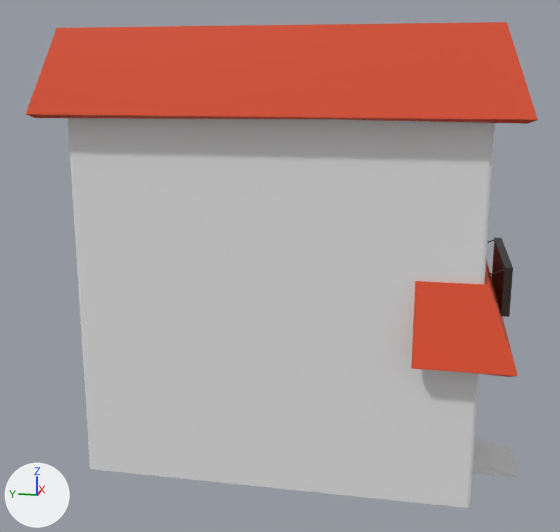
One commit to the FBX model Assets/Amy/Scenes/City/Town/SuikaMart.fbx: the scene before it, then after it.
Rendered twice from a 50 mm camera at (-17.73, -1.91, 8.34) aimed at (-0.26, 1.58, 3.97). The lights are fixed; the arrows at lower left show +X, +Y and +Z. The first picture is the older version.
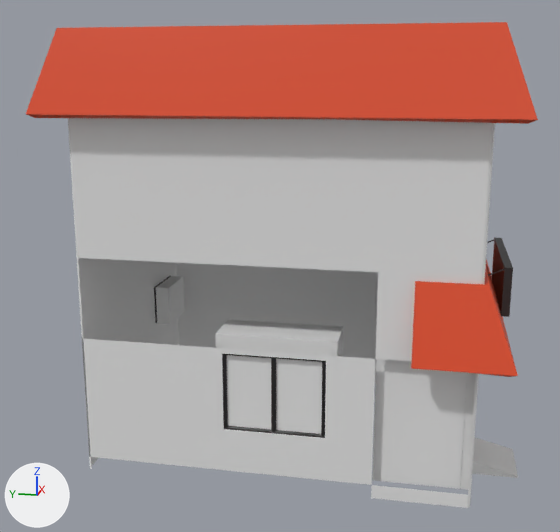
The change, as a diff of the scene's bpy script:
```diff
--- a/Assets/Amy/Scenes/City/Town/SuikaMart.fbx.py
+++ b/Assets/Amy/Scenes/City/Town/SuikaMart.fbx.py
@@ me_cube_010 @@
 # used by ob_cube_003; location = (0.75, -2.73, 1.81)
 # verts and faces of me_cube_010; kept vertices keep their numbers, new ones are numbered from 16
-me_cube_010.from_pydata(...)  # 16 vertices, 4 faces; spans x -3.7..2.17, y -0.1, z -1.69..4.99
+me_cube_010.from_pydata(...)  # 24 vertices, 6 faces; spans x -3.79..2.17, y -0.1..8.01, z -1.69..4.99
+# me_cube_010 part 1
+verts[16] = (-3.79, 4.93, -0.72)
+verts[17] = (-3.79, 4.93, 0.94)
+verts[18] = (-3.79, 2.85, -0.72)
+verts[19] = (-3.79, 2.85, 0.94)
+faces += [(16, 18, 19, 17)]
+# other edits to the shape of me_cube_010 do not show in these pictures
 me_cube_010.materials.append(mat_suikamart_glass)
@@ me_cube @@
 # used by ob_cube; location = (0.39, 0.23, -0.27)
-me_cube.from_pydata(...)  # 225 vertices, 196 faces; spans x -3.52..2.75, y -4.21..5.11, z 0.1..9.27
+me_cube.from_pydata(...)  # 257 vertices, 224 faces; spans x -3.52..2.75, y -4.21..5.11, z 0.1..9.27
+# me_cube part 2
+# 6 faces are deleted
+# 32 vertices are added at x -3.52..2.14, y -0.37..5.11, z 1.0..3.38
+# 34 new faces join them, mat_suikamart_outerwalls (white #e7e7e7)
 me_cube.materials.append(mat_suikamart_outerwalls)
```

Pixel boxes [x1, y1, x2, y2] of what changed, in the pictures (560 x 532 px):
part 1 of me_cube_010, added
    after: [227, 355, 322, 434]
part 2 of me_cube, cut back
    before: [78, 258, 476, 498]
    after: [83, 270, 375, 485]
'Cube.001', unchanged, uncovered by the edit
    after: [154, 276, 326, 438]
